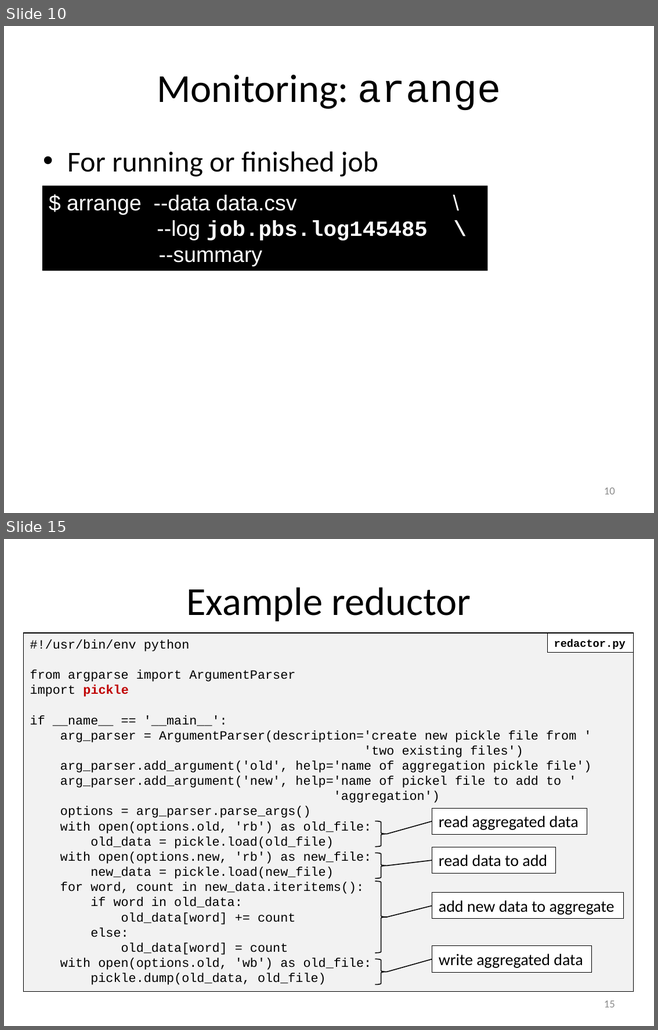
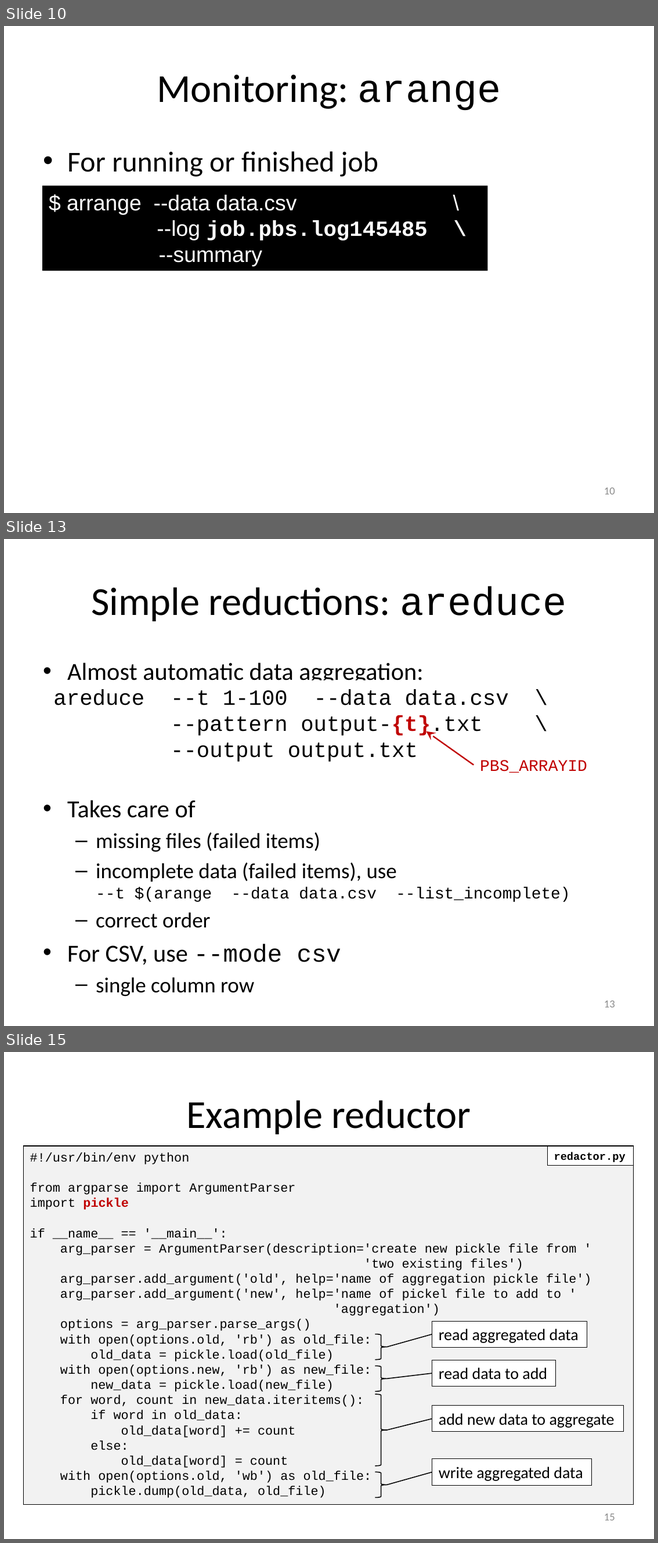
Before and after one commit to gjbex/atools, a slide deck: atools.pptx. Shown one above the other, each under a label of ours: slides 10 and 15 before the commit, slides 10, 13 and 15 after it; the slides between them are not shown. The pictures are 658x1030 and 658x1543 pixels, drawn with LibreOffice and Linux fonts; fonts in the diff are those of the drawing. Boxes give left, top, right and bottom in pixels: in the first picture for what was removed or moved away, otherwise in the second. Text is boxed around its words. In the diff, an @@ line names an element or a change of style, - is before the commit and + after.

```diff
--- a/atools.pptx
+++ b/atools.pptx
@@ slide 13 added at (x1=4, y1=539, x2=654, y2=1026), background #FFFFFF @@
@@ title added at (x1=91, y1=586, x2=566, y2=621), 44 pt, text #000000 @@
+Simple reductions: areduce
@@ text added at (x1=67, y1=663, x2=570, y2=965), 23.8 pt, text #000000 @@
+• Almost automatic data aggregation:
+• Takes care of
+  – missing files (failed items)
+  – incomplete data (failed items), use
+    --t $(arange --data data.csv --list_incomplete)
+  – correct order
+• For CSV, use --mode csv
+  – single column row
@@ text added at (x1=53, y1=689, x2=509, y2=762), 24 pt, text #000000 @@
+areduce --t 1-100 --data data.csv \
+--pattern output-{t}.txt \
+--output output.txt
@@ arrow added from (473, 765) to (426, 732), #C00000 1.5 pt @@
@@ text added at (x1=480, y1=760, x2=587, y2=773), 18 pt, text #C00000 @@
+PBS_ARRAYID
@@ page number added at (x1=604, y1=1001, x2=615, y2=1008), 12 pt, text #8C8C8C @@
+13
```
Also in this commit, not shown: 11 slides changed, 9 slides removed.
